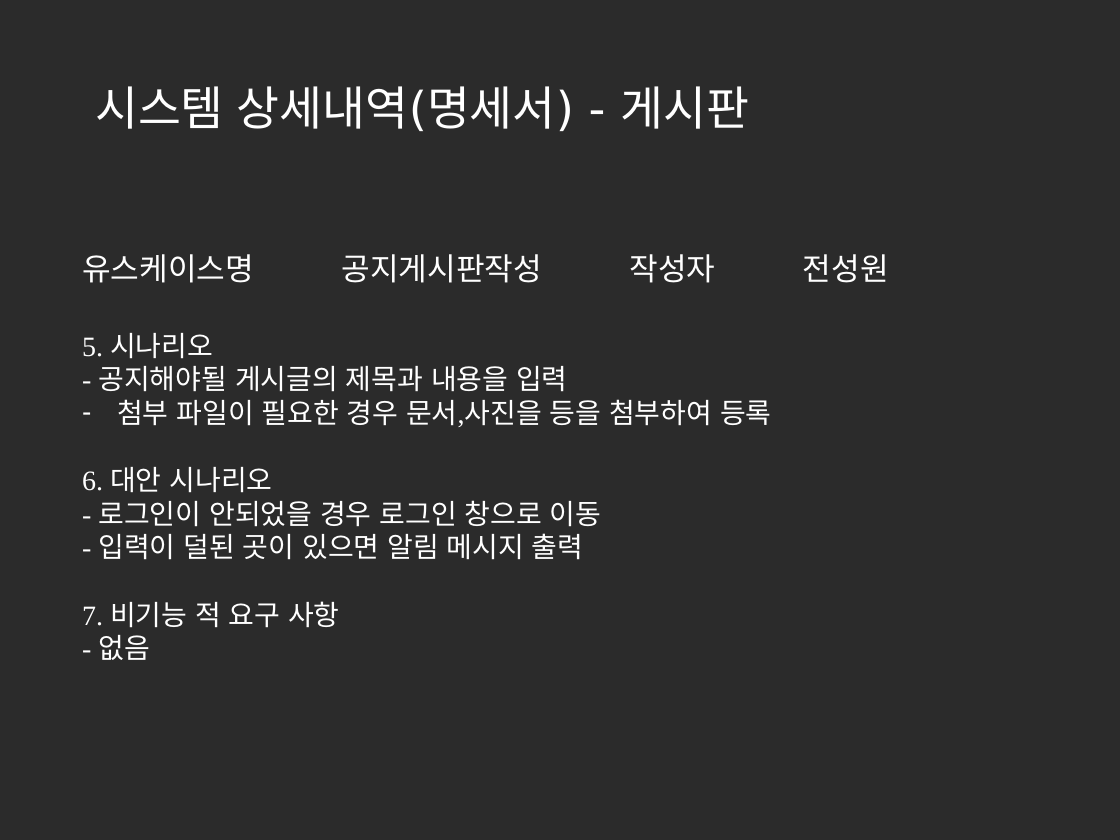
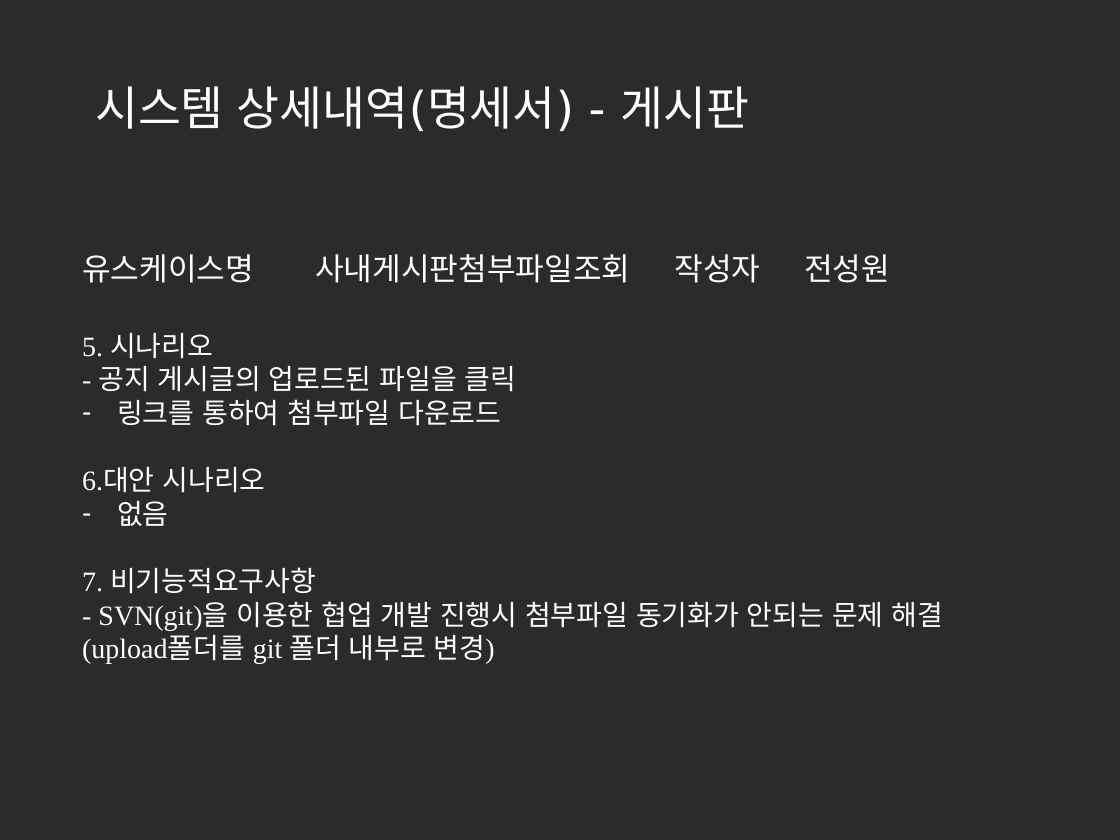
Before and after one commit to korea600/useful, a slide deck: slide 87 of Useful/UML/Presentation/useful_ppt_초안(수정중).pptx (slide 72 before the commit). Drawn at 1120x840 pixels with LibreOffice and Linux fonts; fonts in the diff are those of the drawing; background and template pictures are left out; a plain dark background stands for a picture behind light text. Boxes give left, top, right and bottom in pixels: in the first picture for what was removed or moved away, otherwise in the second. Text is boxed around its words. In the diff, an @@ line names an element or a change of style, - is before the commit and + after.

Commit message:
명세서 작성완료

```diff
--- a/Useful/UML/Presentation/useful_ppt_초안(수정중).pptx
+++ b/Useful/UML/Presentation/useful_ppt_초안(수정중).pptx
@@ text at (82,254,890,283): text changed @@
-유스케이스명 공지게시판작성 작성자 전성원
+유스케이스명 사내게시판첨부파일조회 작성자 전성원
@@ text at (82,366,943,664): text changed @@
-- 공지해야될 게시글의 제목과 내용을 입력
-– 첨부 파일이 필요한 경우 문서,사진을 등을 첨부하여 등록
-6. 대안 시나리오
-- 로그인이 안되었을 경우 로그인 창으로 이동
-- 입력이 덜된 곳이 있으면 알림 메시지 출력
-7. 비기능 적 요구 사항
-- 없음
+- 공지 게시글의 업로드된 파일을 클릭
+– 링크를 통하여 첨부파일 다운로드
+6.대안 시나리오
+– 없음
+7. 비기능적요구사항
+- SVN(git)을 이용한 협업 개발 진행시 첨부파일 동기화가 안되는 문제 해결
+(upload폴더를 git 폴더 내부로 변경)
```
Also in this commit, not shown: 9 other slides changed, 90 slides added.
